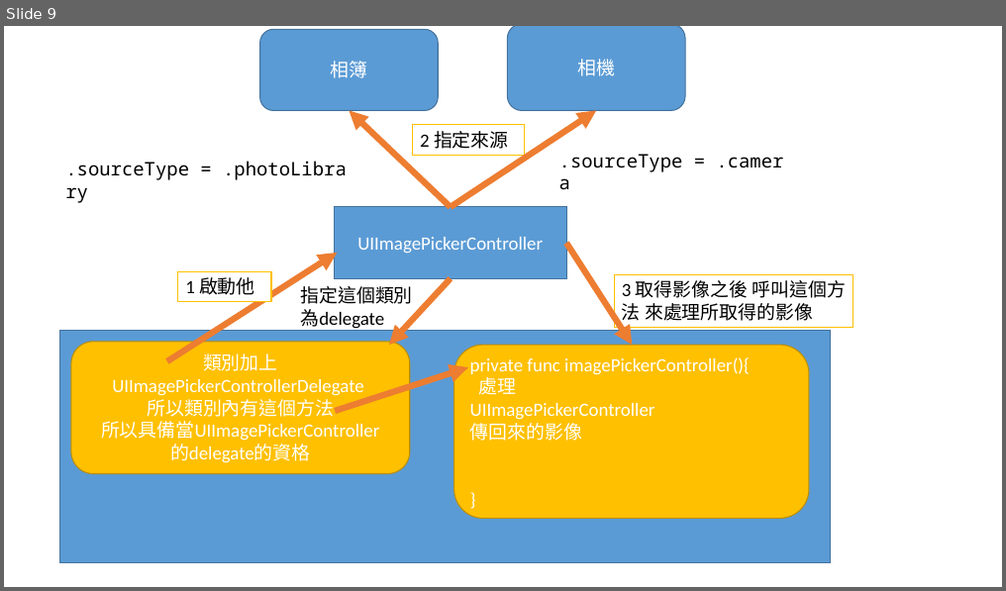
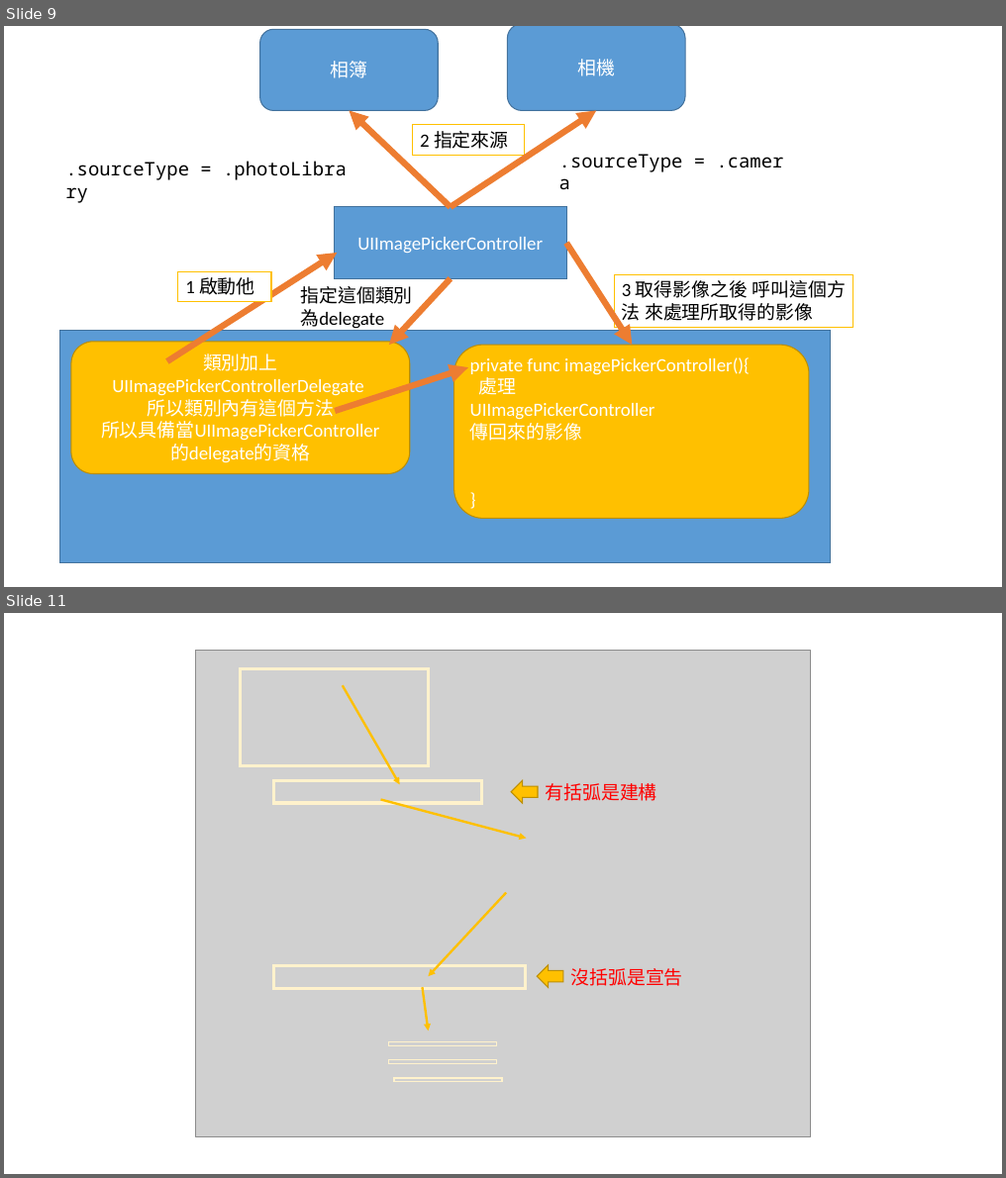
Before and after one commit to taai2021/iosdev, a slide deck: 簡報1.pptx. Shown one above the other, each under a label of ours: slide 9 before the commit, slides 9 and 11 after it; the slides between them are not shown. The pictures are 1006x591 and 1006x1178 pixels, drawn with LibreOffice and Linux fonts; fonts in the diff are those of the drawing; grey boxes stand for pictures. Boxes give left, top, right and bottom in pixels: in the first picture for what was removed or moved away, otherwise in the second. Text is boxed around its words. In the diff, an @@ line names an element or a change of style, - is before the commit and + after.

```diff
--- a/簡報1.pptx
+++ b/簡報1.pptx
@@ slide 11 added at [4, 613, 1002, 1174], background #FFFFFF @@
@@ picture added at [196, 651, 810, 1137] @@
@@ rectangle added at [241, 669, 429, 765], outline #FFF2CC 3 pt @@
@@ arrow added from (343, 685) to (400, 784), #FFC000 2.25 pt @@
@@ rectangle added at [273, 780, 481, 803], outline #FFF2CC 3 pt @@
@@ right arrow added at [512, 780, 538, 803], fill #FFC000, outline #BD8E00 1 pt @@
@@ text added at [545, 783, 656, 801], 18 pt, text #FF0000 @@
+有括弧是建構
@@ arrow added from (380, 799) to (527, 839), #FFC000 2.25 pt @@
@@ arrow added from (506, 893) to (429, 977), #FFC000 2.25 pt @@
@@ rectangle added at [273, 966, 525, 989], outline #FFF2CC 3 pt @@
@@ right arrow added at [537, 965, 563, 988], fill #FFC000, outline #BD8E00 1 pt @@
@@ text added at [570, 968, 682, 986], 18 pt, text #FF0000 @@
+沒括弧是宣告
@@ arrow added from (423, 987) to (429, 1032), #FFC000 2.25 pt @@
@@ rectangle added at [389, 1043, 497, 1047], outline #FFF2CC 1.5 pt @@
@@ rectangle added at [389, 1059, 497, 1063], outline #FFF2CC 1.5 pt @@
@@ rectangle added at [394, 1078, 502, 1081], outline #FFF2CC 1.5 pt @@
```
Also in this commit, not shown: 1 other slide added, 9 other files.
